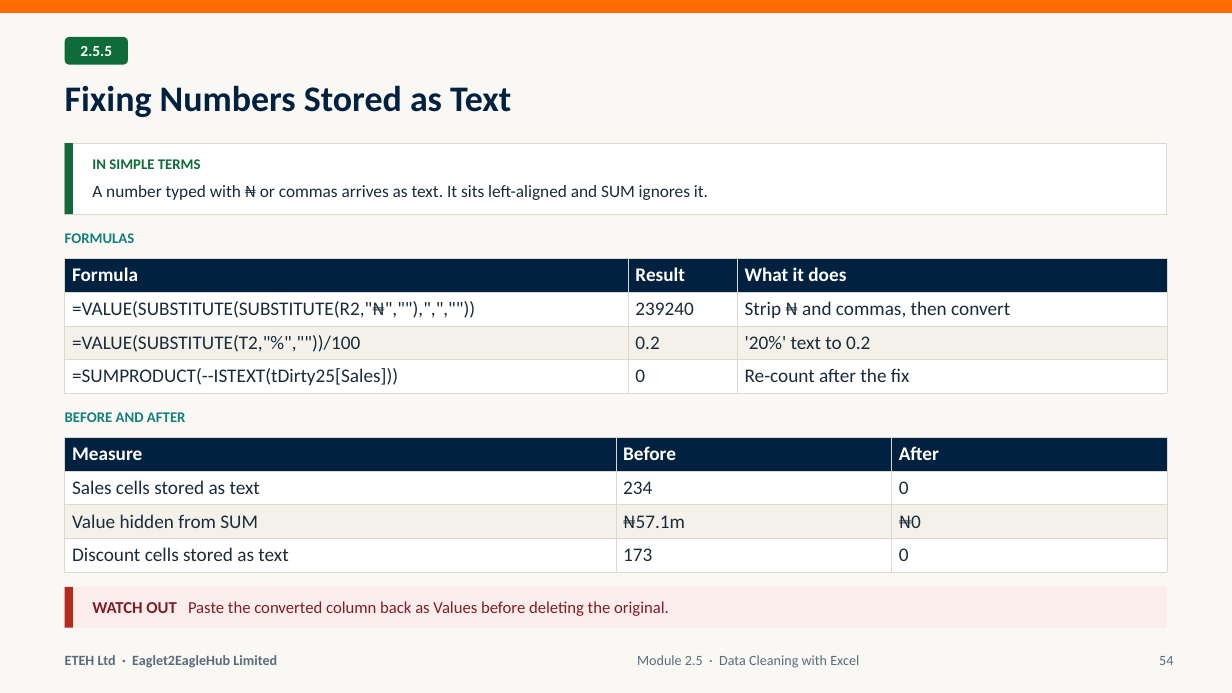
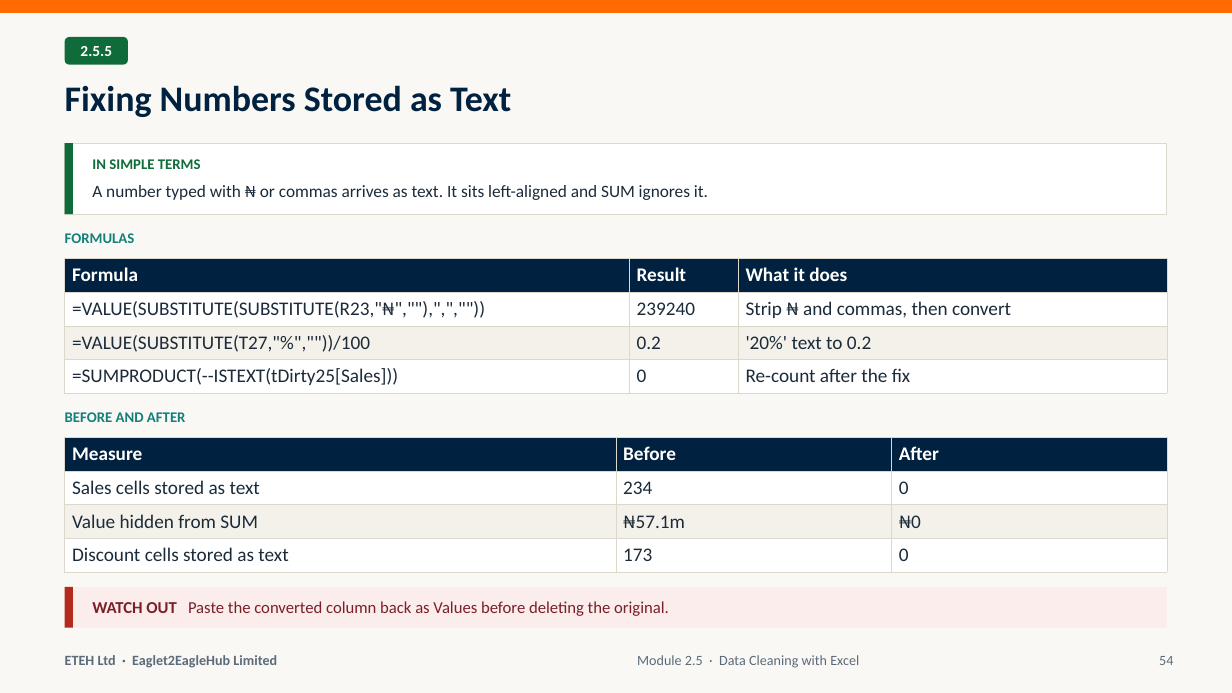
Before and after one commit to MaxiKen/ETEH, a slide deck: slide 54 of ETEH_Bootcamp_Pack/ETEH_Vol2_Week2_PowerQuery_Pivots_Slides.pptx. Drawn at 1232x693 pixels with LibreOffice and Linux fonts; fonts in the diff are those of the drawing. Boxes give left, top, right and bottom in pixels: in the first picture for what was removed or moved away, otherwise in the second. Text is boxed around its words. In the diff, an @@ line names an element or a change of style, - is before the commit and + after.

Commit message:
v3 Week 2: practice workbook covering all 175 topics (2.1-2.11), live PivotTables on tSM; deck cites real tDirty25 cells; verifier: Excel TRIM, NETWORKDAYS holidays, reset after eval errors; escape quotes in text checks

```diff
--- a/ETEH_Bootcamp_Pack/ETEH_Vol2_Week2_PowerQuery_Pivots_Slides.pptx
+++ b/ETEH_Bootcamp_Pack/ETEH_Vol2_Week2_PowerQuery_Pivots_Slides.pptx
@@ table at (65,259,1167,394) @@
@@ row 2, column 1: "=VALUE(SUBSTITUTE(SUBSTITUTE(R2,"₦",""),",",""))" to "=VALUE(SUBSTITUTE(SUBSTITUTE(R23,"₦",""),",",""))" @@
@@ row 3, column 1: "=VALUE(SUBSTITUTE(T2,"%",""))/100" to "=VALUE(SUBSTITUTE(T27,"%",""))/100" @@
```
Also in this commit, not shown: 5 other slides changed, 12 other files.
